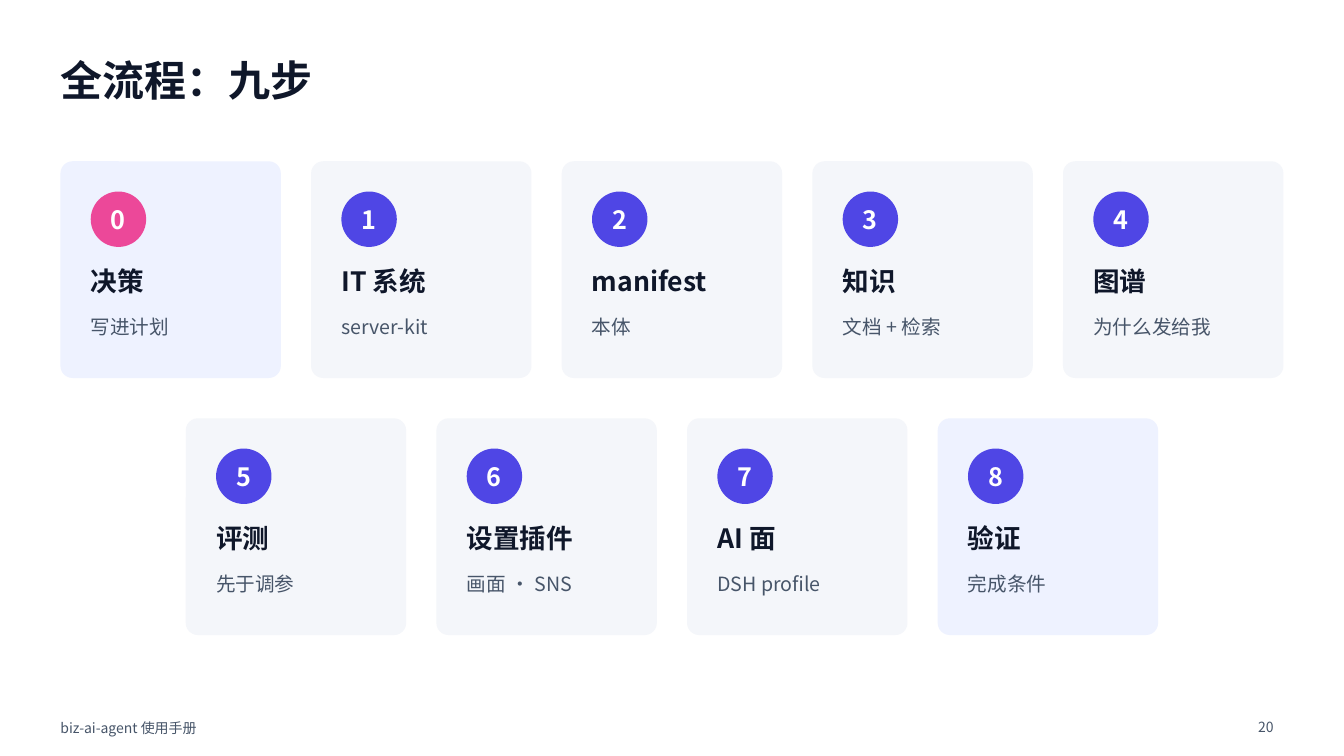
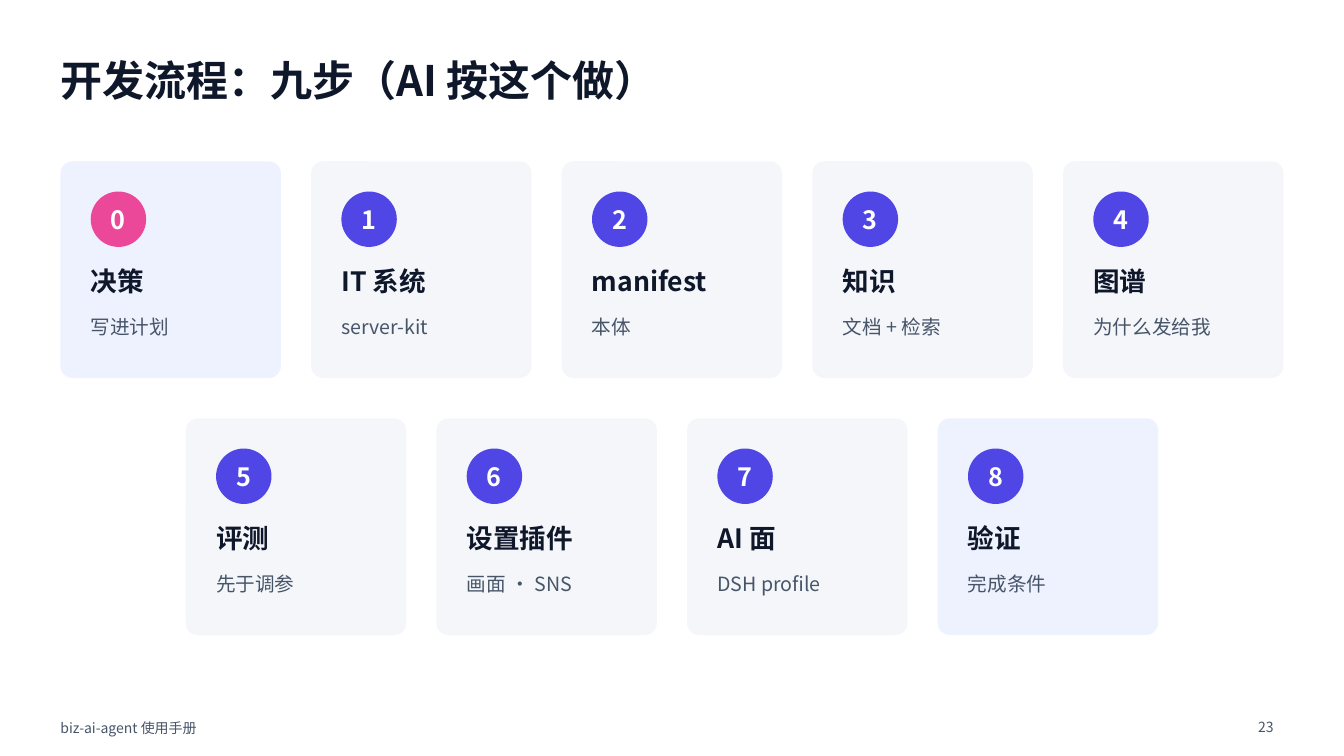
Before and after one commit to ITC-cloud-soft/biz-ai-agent, a slide deck: slide 23 of docs/MANUAL.pptx (slide 20 before the commit). Drawn at 1344x756 pixels with LibreOffice and Linux fonts; fonts in the diff are those of the drawing. Boxes give left, top, right and bottom in pixels: in the first picture for what was removed or moved away, otherwise in the second. Text is boxed around its words. In the diff, an @@ line names an element or a change of style, - is before the commit and + after.

```diff
--- a/docs/MANUAL.pptx
+++ b/docs/MANUAL.pptx
@@ title at (60,60,657,100): text changed @@
-全流程：九步
+开发流程：九步（AI 按这个做）
@@ page number at (1258,721,1274,732): text changed @@
-20
+23
```
Also in this commit, not shown: 3 other slides changed, 3 slides added, 6 other files.
